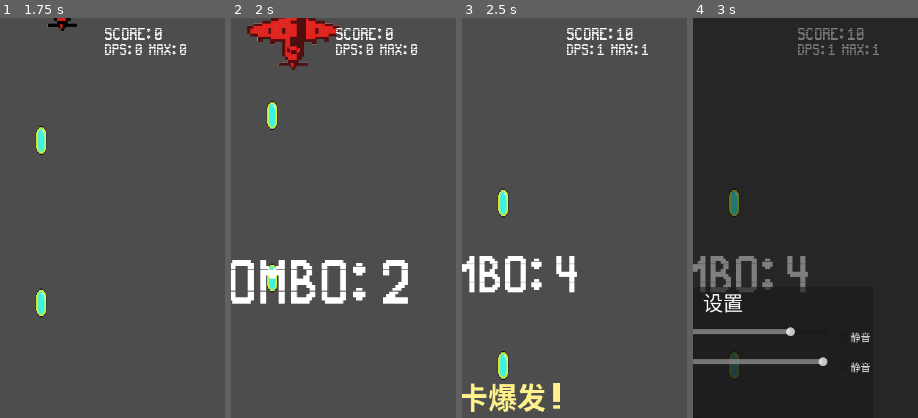
Above: before the commit, frames 1-4 (left to right).
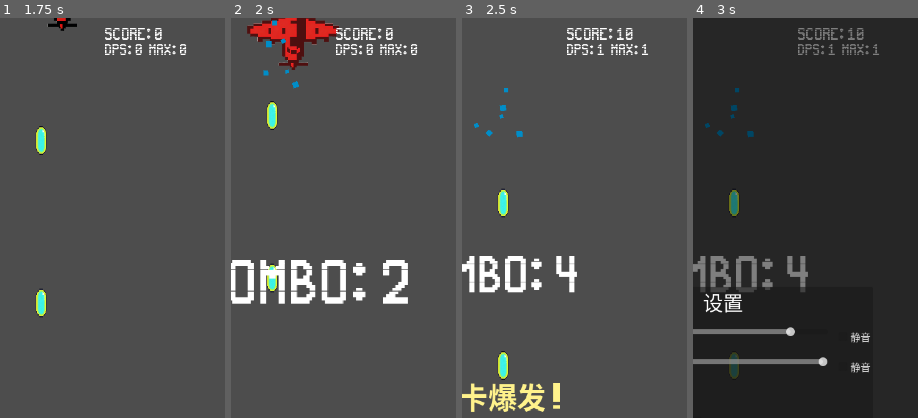
Above: after the commit, the same moments.

Repository: qingzhixing/plane-war
Game: Godot game, scene res://scenes/Main.tscn
The game is run twice, just before and just after one commit, with the same random seed, the same clock (stepped at 60 frames per second) and the same inputs. Sound files missing from this copy of the repository are replaced by a short silence.
Inputs (mouse positions are % of the whole screen's width and height, from its top left):
- Up to frame 1 (1.75 s): click "暂停" at 0.5 s; click "继续" at 1.25 s
- Up to frame 2 (2 s): no input
- Up to frame 3 (2.5 s): tap Enter at 2 s; move the mouse to (72, 45) at 2.02 s; hold D from 2.03 s (still down); tap P at 2.1 s; click (72, 45) at 2.17 s; tap Space at 2.27 s
- Up to frame 4 (3 s): release D at 2.75 s; click "设置" at 2.75 s
The pictures show only the part of the screen within x 43-93%, y 0-50%; the shares and areas given below are measured in that part.

Frame 1 is identical in both runs. In frame 2, 0.2% of the frame differs, in the area x 14-31%, y 0-18%; in frame 3, 0.2%; in frame 4, 0.2%.

Commit message:
🎮 ADD: 调整 HitSpark 触发逻辑
Made-with: Cursor

Diff:
--- a/scenes/vfx/HitSpark.tscn
+++ b/scenes/vfx/HitSpark.tscn
@@ -2,13 +2,15 @@
 
 [node name="HitSpark" type="CPUParticles2D" unique_id=987760217]
 emitting = false
-amount = 10
-lifetime = 0.09999999999999999
+amount = 5
+lifetime = 0.2
 one_shot = true
 preprocess = 0.02
 direction = Vector2(0, 1)
+spread = 20.0
 initial_velocity_min = 700.0
 initial_velocity_max = 1000.0
-scale_amount_min = 10.0
-scale_amount_max = 20.0
-color = Color(0.8872627, 0.26378766, 3.2343865e-05, 1)
+angular_velocity_max = 300.0
+scale_amount_min = 5.0
+scale_amount_max = 10.0
+color = Color(1.1551381e-06, 0.5521952, 0.7854979, 1)
--- a/scripts/bullets/BulletBase.gd
+++ b/scripts/bullets/BulletBase.gd
@@ -61,17 +61,17 @@
 	return global_position.y < rect.position.y - margin or global_position.y > rect.size.y + margin
 
 
-func _spawn_hit_vfx(area: Node) -> void:
+func _spawn_hit_vfx(_area: Node) -> void:
 	if _HitSparkScene == null:
 		return
 	var vfx := _HitSparkScene.instantiate()
 	if not (vfx is Node2D):
 		return
 	var vfx2d := vfx as Node2D
-	if area is Node2D:
-		vfx2d.global_position = (area as Node2D).global_position
-	else:
-		vfx2d.global_position = global_position
+	# 使用子弹当前 global_position 作为命中点，更贴近实际碰撞位置
+	vfx2d.global_position = global_position
+	if "emitting" in vfx2d:
+		vfx2d.emitting = true
 	var tree := get_tree()
 	if tree == null or tree.current_scene == null:
 		return
